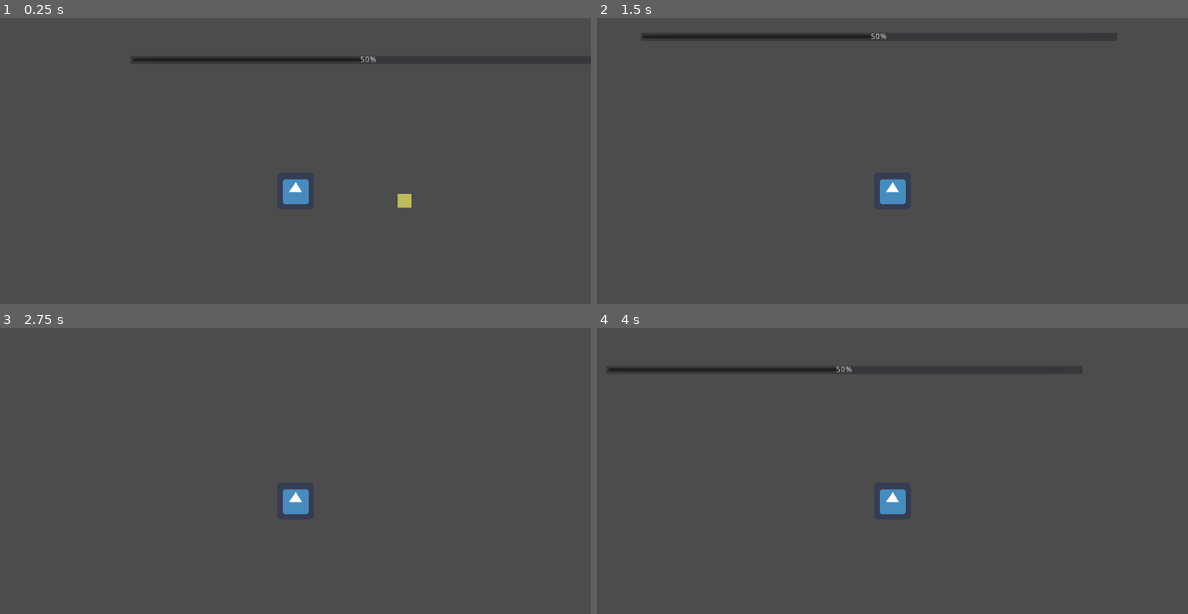
Above: before the commit, frames 1-4 (two rows, left to right).
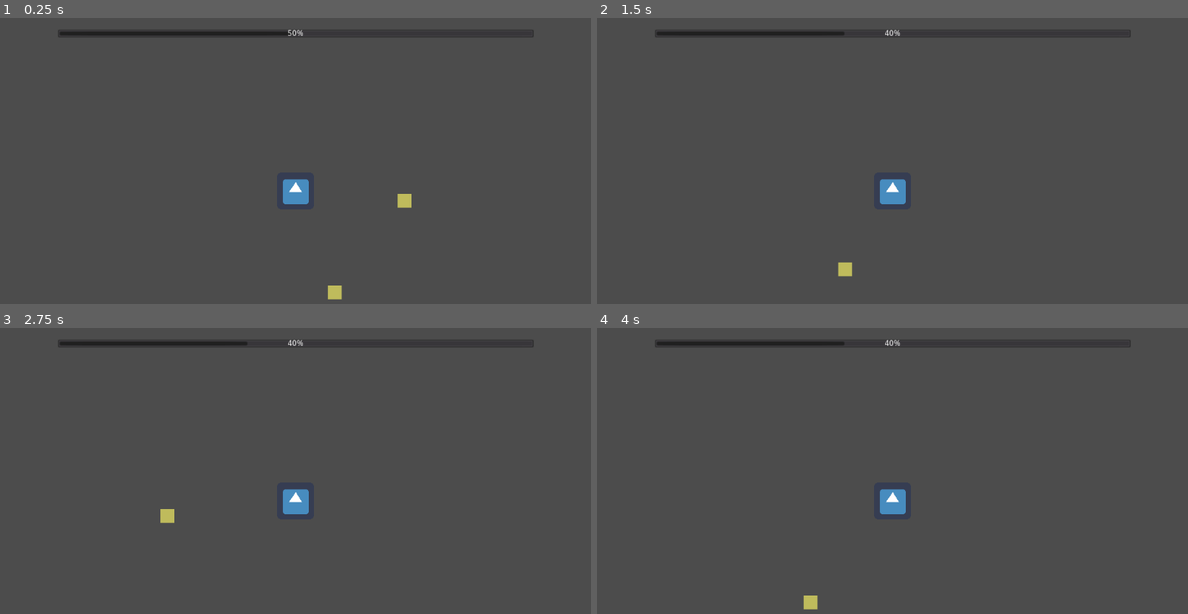
Above: after the commit, the same moments.

Repository: kris-pearman/global-game-jam-2021
Game: Godot game, scene res://Scenes/Game.tscn
The game is run twice, just before and just after one commit, with the same random seed, the same clock (stepped at 60 frames per second) and the same inputs. The engine's default icon, where the game draws it, is replaced by a stand-in: a white triangle on a blue panel in a dark square.
Inputs:
- Up to frame 1 (0.25 s): no input
- Up to frame 2 (1.5 s): tap Enter at 0.5 s; hold Right (right) 0.53-1.28 s; hold Down (down) from 1.28 s (still down)
- Up to frame 3 (2.75 s): release Down (down) at 2.03 s; hold Right (right) from 2.03 s (still down)
- Up to frame 4 (4 s): release Right (right) at 2.78 s; hold Up (up) 2.78-3.53 s; hold Left (left) from 3.53 s (still down)

The runs differ from the first frame. In frame 1, 1.8% of the frame differs, in the area x 9-91%, y 4-99%; in frame 2, 1.0%; in frame 3, 1.1%; in frame 4, 1.7%.

Commit message:
pickups work, drunk/sober bar responds too

Diff:
--- a/Global Game Jam 2021/Globals/Events.gd
+++ b/Global Game Jam 2021/Globals/Events.gd
@@ -1,4 +1,4 @@
 extends Node
 
 # Player-emitted
-signal player_collided_with_pickup(type,value)
+signal player_collided_with_pickup(object)
--- a/Global Game Jam 2021/Scenes/Game.tscn
+++ b/Global Game Jam 2021/Scenes/Game.tscn
@@ -6,14 +6,29 @@
 
 [node name="Game" type="Node"]
 
-[node name="UI" type="Control" parent="."]
+[node name="Player" parent="." instance=ExtResource( 1 )]
+position = Vector2( 385.785, 254.485 )
+
+[node name="Pickup" parent="." instance=ExtResource( 2 )]
+position = Vector2( 574.984, 271.224 )
+type = "coffee"
+value = -10
+
+[node name="Pickup2" parent="." instance=ExtResource( 2 )]
+position = Vector2( 454.181, 430.07 )
+type = "booze"
+value = 10
+
+[node name="CanvasLayer" type="CanvasLayer" parent="."]
+
+[node name="UI" type="Control" parent="CanvasLayer"]
 margin_right = 40.0
 margin_bottom = 40.0
 __meta__ = {
 "_edit_use_anchors_": false
 }
 
-[node name="MarginContainer" type="MarginContainer" parent="UI"]
+[node name="MarginContainer" type="MarginContainer" parent="CanvasLayer/UI"]
 margin_right = 1025.0
 margin_bottom = 54.0
 size_flags_horizontal = 3
@@ -22,11 +37,11 @@
 "_edit_use_anchors_": false
 }
 
-[node name="VBoxContainer" type="VBoxContainer" parent="UI/MarginContainer"]
+[node name="VBoxContainer" type="VBoxContainer" parent="CanvasLayer/UI/MarginContainer"]
 margin_right = 1025.0
 margin_bottom = 54.0
 
-[node name="MarginContainer" type="MarginContainer" parent="UI/MarginContainer/VBoxContainer"]
+[node name="MarginContainer" type="MarginContainer" parent="CanvasLayer/UI/MarginContainer/VBoxContainer"]
 margin_right = 1025.0
 margin_bottom = 54.0
 custom_constants/margin_right = 100
@@ -34,18 +49,9 @@
 custom_constants/margin_left = 100
 custom_constants/margin_bottom = 20
 
-[node name="DrunkBar" type="ProgressBar" parent="UI/MarginContainer/VBoxContainer/MarginContainer"]
+[node name="DrunkBar" type="ProgressBar" parent="CanvasLayer/UI/MarginContainer/VBoxContainer/MarginContainer"]
 margin_left = 100.0
 margin_top = 20.0
 margin_right = 925.0
 margin_bottom = 34.0
 script = ExtResource( 3 )
-
-[node name="Player" parent="." instance=ExtResource( 1 )]
-position = Vector2( 385.785, 254.485 )
-
-[node name="Pickup" parent="." instance=ExtResource( 2 )]
-position = Vector2( 574.984, 271.224 )
-
-[node name="TileMap" type="TileMap" parent="."]
-format = 1
--- a/Global Game Jam 2021/Scenes/Pickup/Collider.gd
+++ b/Global Game Jam 2021/Scenes/Pickup/Collider.gd
@@ -3,4 +3,4 @@
 
 
 func _on_Collider_body_entered(body):
-	Events.emit_signal("player_collided_with_pickup","Drink",1)
+	Events.emit_signal("player_collided_with_pickup",get_parent())
--- a/Global Game Jam 2021/Scenes/Pickup/Pickup.tscn
+++ b/Global Game Jam 2021/Scenes/Pickup/Pickup.tscn
@@ -7,8 +7,6 @@
 [sub_resource type="RectangleShape2D" id=1]
 
 [node name="Pickup" type="Node2D"]
-
-[node name="Pickupable" type="Node" parent="."]
 script = ExtResource( 1 )
 
 [node name="Sprite" type="Sprite" parent="."]
--- a/Global Game Jam 2021/Scenes/Pickup/Pickupable.gd
+++ b/Global Game Jam 2021/Scenes/Pickup/Pickupable.gd
@@ -1,10 +1,13 @@
-extends Node
+extends Node2D
 
+export var type = "none"
+export var value = 0
 
 
 func _ready():
 	Events.connect("player_collided_with_pickup",self,"on_pickup")
 
 
-func on_pickup(type,value):
-	get_parent().queue_free()
+func on_pickup(object):
+	if object == self:
+		queue_free()
--- a/Global Game Jam 2021/Scenes/UI/DrunkBar.gd
+++ b/Global Game Jam 2021/Scenes/UI/DrunkBar.gd
@@ -4,3 +4,8 @@
 
 func _ready():
 	value = 50
+	Events.connect("player_collided_with_pickup",self,"on_pickup")
+
+
+func on_pickup(object):
+	value += object.value
